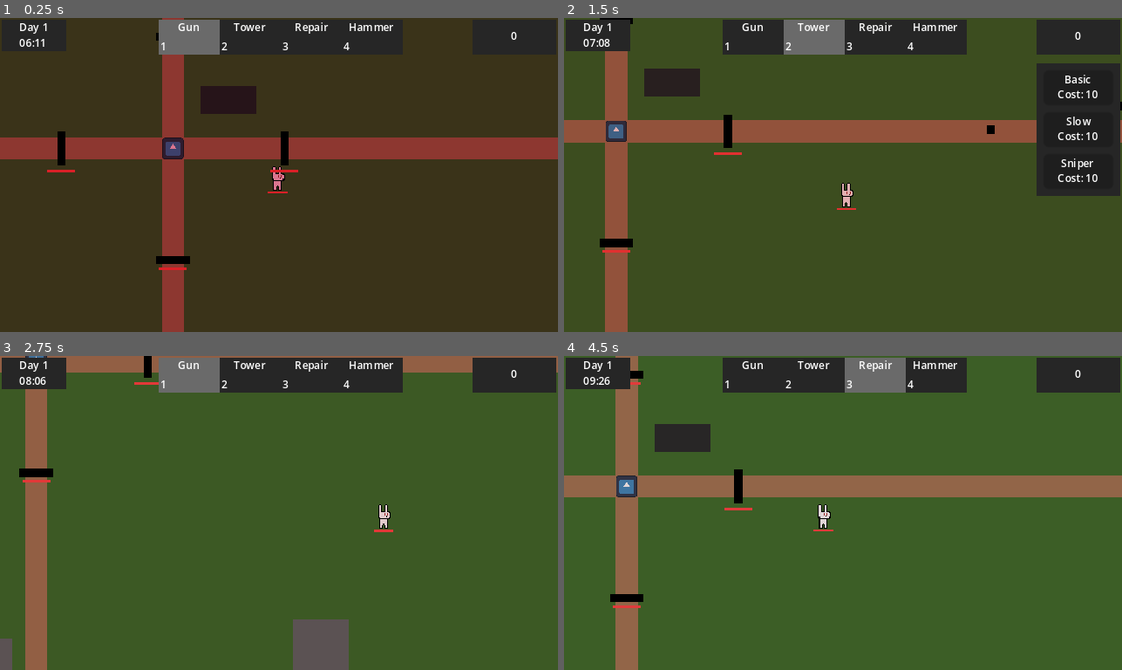
Above: before the commit, frames 1-4 (two rows, left to right).
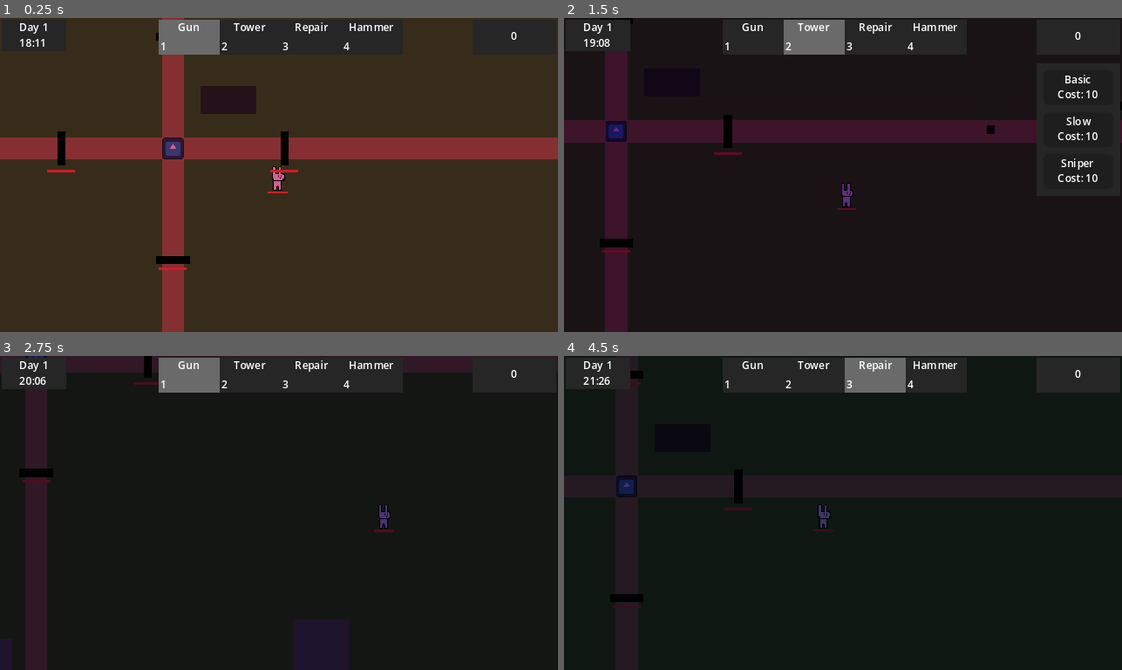
Above: after the commit, the same moments.

Repository: hschuelter/beginners-jam-summer-2024
Game: Godot game, scene res://scenes/world.tscn
Two runs of this game, one before a commit and one after it. Both use one fixed random seed, a clock stepped at 60 frames per second and the inputs below. The engine's default icon, where the game draws it, is replaced by a stand-in: a white triangle on a blue panel in a dark square.
Inputs (mouse positions are in pixels of both pictures, inside the frame that each line leads up to):
- Up to frame 1 (0.25 s): no input
- Up to frame 2 (1.5 s): tap Enter (ui_accept) at 0.5, 0.77 s; move the mouse to (965, 159) at 0.52 s; press the mouse at (965, 159) at 0.53 s; hold Right (ui_right) 0.53-1.28 s; move the mouse to (731, 190) at 1.27 s; release the mouse at (731, 190) at 1.28 s; hold Down (ui_down) from 1.28 s (still down); tap Mouse wheel down (mouse_scroll_down) at 1.35 s
- Up to frame 3 (2.75 s): tap Enter (ui_accept) at 1.52 s; move the mouse to (334, 443) at 2.02 s; release Down (ui_down) at 2.03 s; hold Right (ui_right) from 2.03 s (still down); tap Mouse wheel up (mouse_scroll_up) at 2.1 s
- Up to frame 4 (4.5 s): move the mouse to (815, 575) at 2.77 s; release Right (ui_right) at 2.78 s; hold Up (ui_up) 2.78-3.53 s; tap 1 (num_1) at 2.85 s; tap Enter (ui_accept) at 3.02, 3.77 s; move the mouse to (1010, 560) at 3.52 s; hold Left (ui_left) from 3.53 s (still down); tap 2 (num_2) at 3.6 s; move the mouse to (675, 465) at 4.27 s; tap 3 (num_3) at 4.35 s

The runs differ from the first frame. In frame 1, less than 0.1% of the frame differs, in the area x 3-6%, y 6-10%; in frame 2, 85%; in frame 3, 92%, in the area x 0-100%, y 0-100%; in frame 4, 92%.

Commit message:
add attack w cd system

Diff:
--- a/scenes/enemies/enemy.tscn
+++ b/scenes/enemies/enemy.tscn
@@ -23,6 +23,8 @@
 script = ExtResource("1_5wk46")
 
 [node name="SlowTimer" type="Timer" parent="."]
+
+[node name="AttackCdTimer" type="Timer" parent="."]
 
 [node name="SpritePlaceholder" type="ColorRect" parent="."]
 offset_left = -9.0
@@ -70,11 +72,13 @@
 shape = SubResource("CircleShape2D_4tijo")
 
 [node name="DefaultAi" parent="." node_paths=PackedStringArray("blackboard", "actor") instance=ExtResource("5_8manu")]
-blackboard = NodePath("@Node@72623")
+blackboard = NodePath("@Node@30532")
 actor = NodePath("..")
 
 [connection signal="timeout" from="SlowTimer" to="." method="_on_slow_timer_timeout"]
 [connection signal="area_entered" from="Hitbox" to="." method="_on_hitbox_area_entered"]
+[connection signal="area_exited" from="Hitbox" to="." method="_on_hitbox_area_exited"]
 [connection signal="body_entered" from="Hitbox" to="." method="_on_hitbox_body_entered"]
+[connection signal="body_exited" from="Hitbox" to="." method="_on_hitbox_body_exited"]
 [connection signal="area_entered" from="Hurtbox" to="." method="_on_hurtbox_area_entered"]
 [connection signal="body_entered" from="Hurtbox" to="." method="_on_hurtbox_body_entered"]
--- a/scenes/world.tscn
+++ b/scenes/world.tscn
@@ -700,7 +700,7 @@
 script = ExtResource("1_jqcbh")
 gradient = SubResource("GradientTexture1D_yl0w3")
 ingame_speed_rate = 5.0
-initial_hour = 6
+initial_hour = 18
 
 [node name="Table" parent="." node_paths=PackedStringArray("player") instance=ExtResource("13_lut6c")]
 position = Vector2(40, -25)
--- a/scripts/ai/actions/task_attack.gd
+++ b/scripts/ai/actions/task_attack.gd
@@ -6,5 +6,9 @@
 		printerr("error: enemy '%s' sshould implement attack() method" % actor.name)
 		return FAILURE
 
-	actor.attack()
+	var target = _blackboard.get_value("attack_target")
+	if target.get_parent() is Player:
+		target = target.get_parent()
+
+	actor.attack(target)
 	return SUCCESS
--- a/scripts/ai/conditions/check_target_in_attack_range.gd
+++ b/scripts/ai/conditions/check_target_in_attack_range.gd
@@ -3,11 +3,12 @@
 var is_target_in_range: bool = false
 
 func tick(actor: Node, _blackboard: Blackboard) -> int:
-	if not actor.has_method("is_target_in_attack_range"):
+	if not actor.has_method("target_in_attack_range"):
 		printerr("error: enemy '%s' should implement is_target_in_attack_range" % actor.name)
 		return FAILURE
 
-	if not actor.is_target_in_attack_range():
+	var targets = actor.target_in_attack_range()
+	if targets.is_empty():
 		return FAILURE
 
 	if not actor.has_method("is_target_a_player"):
@@ -18,9 +19,10 @@
 		printerr("error: enemy '%s' should implement is_player_in_fov" % actor.name)
 		return FAILURE
 
+	var target: Node = targets[0]
 	if not actor.is_target_a_player() and actor.is_player_in_fov():
-		print("has target in attack range but it can see the player")
 		return FAILURE
 
+	_blackboard.set_value("attack_target", target)
 	is_target_in_range = true
 	return SUCCESS
--- a/scripts/buildings/wall.gd
+++ b/scripts/buildings/wall.gd
@@ -21,6 +21,12 @@
 func die():
 	queue_free()
 
+
+func take_damage(damage: float) -> void:
+	DamageNumbers.display_number(damage, damage_number_origin.global_position)
+	health_component.damage(damage)
+
+
 func _on_area_entered(area):
 	if area.is_in_group("enemy"):
 		var damage: float = area.damage
--- a/scripts/enemies/enemy.gd
+++ b/scripts/enemies/enemy.gd
@@ -14,6 +14,7 @@
 @onready var drop_component = $DropComponent
 @onready var health_component = $HealthComponent
 @onready var slow_timer = $SlowTimer
+@onready var attack_cd_timer = $AttackCdTimer
 #endregion
 
 
@@ -29,6 +30,10 @@
 
 var is_slowed: bool = false
 var slow_value: float = 0.5
+var building_on_range: Node = null
+var can_attack: bool = true
+
+var default_speed: float = 0
 
 static func create_enemy(_player: Player, _target: Vector2, _world: Node2D, _name: String = "") -> Enemy:
 	var new_enemy: Enemy = ENEMY_SCENE.instantiate()
@@ -48,7 +53,9 @@
 	drop_component.drop_value = drop_value
 	drop_component.world = world
 
+	default_speed = speed
 	game_over.connect(world.game_over)
+	attack_cd_timer.timeout.connect(_on_attack_cd_timeout)
 
 
 func _process(delta):
@@ -71,8 +78,12 @@
 
 
 
-func attack() -> void:
-	print("attacking")
+func attack(target: Node) -> void:
+	if can_attack:
+		can_attack = false
+		speed = 0
+		target.take_damage(damage)
+		attack_cd_timer.start()
 
 
 func set_target_position(pos: Vector2) -> void:
@@ -95,29 +106,23 @@
 	)
 
 
-func is_target_in_attack_range() -> bool:
-	return not (hitbox
-		.get_overlapping_areas()
-		.filter(func (a): return true if a.get_parent() is Player else false)
-		.is_empty()
-	)
+func target_in_attack_range():
+	if building_on_range:
+		return [building_on_range]
+
+	var possible_targets = hitbox.get_overlapping_areas()
+
+	return possible_targets
 
 
 func is_target_a_player() -> bool:
-	if (
-		hitbox
-		.get_overlapping_areas()
-		.filter(func (a): return true if a.get_parent() is Player else false)
-		.is_empty()
-	):
-		print("target isnt a player")
-
 	return not (
 		hitbox
 		.get_overlapping_areas()
 		.filter(func (a): return true if a.get_parent() is Player else false)
 		.is_empty()
 	)
+
 
 func _on_slow_timer_timeout():
 	is_slowed = false
@@ -140,15 +145,20 @@
 
 
 func _on_hitbox_body_entered(body):
-	print(body)
 	if body.is_in_group("building"):
-		body.health_component.damage(damage)
-		DamageNumbers.display_number(damage, body.damage_number_origin.global_position)
-		self.queue_free()
-	pass # Replace with function body.
+		building_on_range = body
 
 
 func _on_hitbox_area_entered(area):
-	print(area)
 	if area.is_in_group("world_center"):
 		game_over.emit()
+
+
+func _on_hitbox_body_exited(body):
+	if body.is_in_group("building"):
+		building_on_range = null
+
+
+func _on_attack_cd_timeout():
+	can_attack = true
+	speed = default_speed
--- a/scripts/player.gd
+++ b/scripts/player.gd
@@ -102,6 +102,13 @@
 
 	move_and_slide()
 
+
+func take_damage(damage) -> void:
+	health_component.damage(damage)
+	if health_component.current_health <= 0:
+		get_parent().game_over()
+
+
 func _on_pickup_range_area_entered(area):
 	if area.is_in_group("drop"):
 		resources_component.collect(area.gears)
